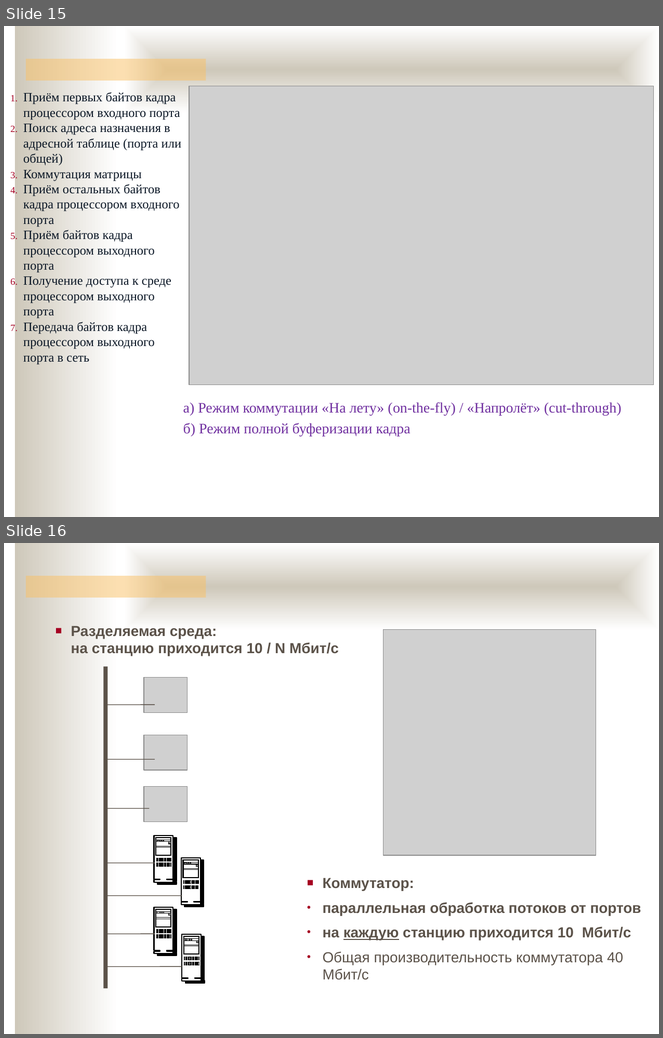
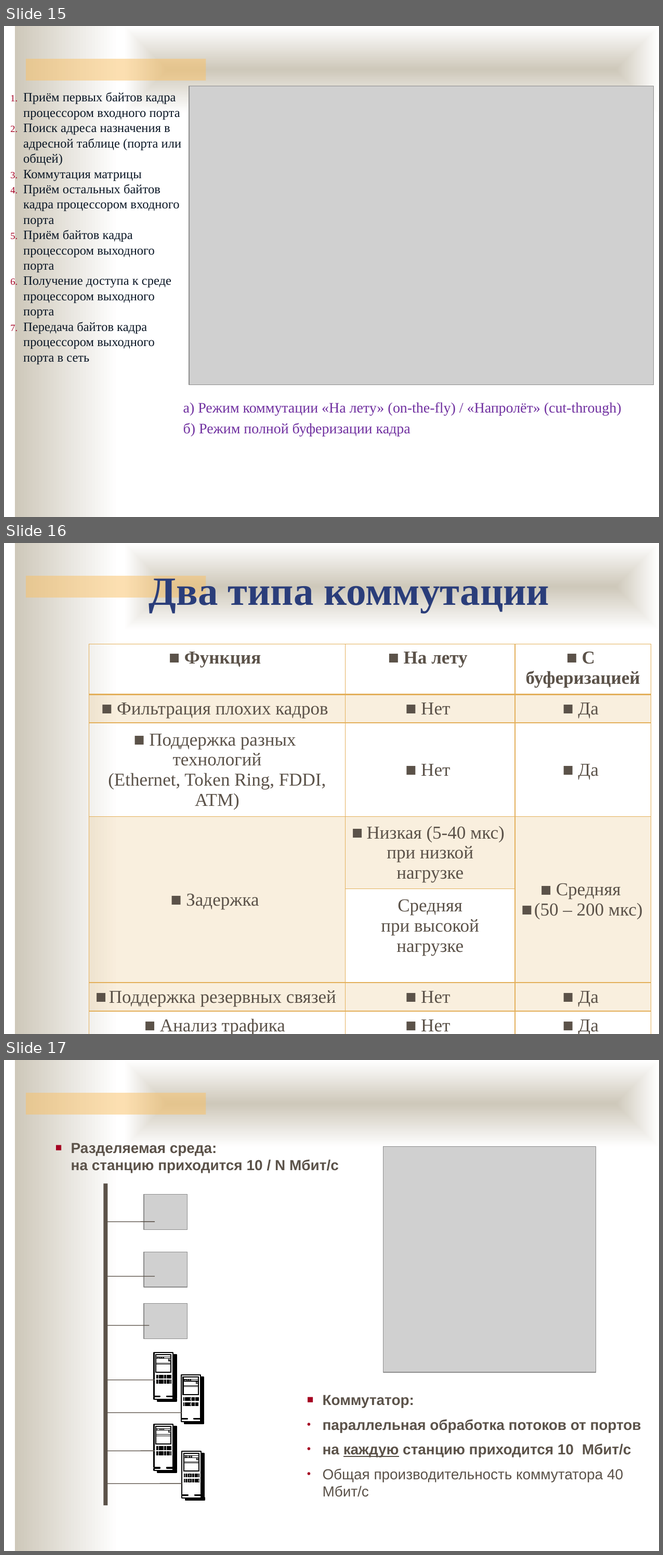
Before and after one commit to ukoloff/nets, a slide deck: 07.pptx. Shown one above the other, each under a label of ours: slides 15 and 16 before the commit, slides 15, 16 and 17 after it. The pictures are 663x1038 and 663x1555 pixels, drawn with LibreOffice and Linux fonts; fonts in the diff are those of the drawing; grey boxes stand for pictures; background and template pictures are left out. Boxes give left, top, right and bottom in pixels: in the first picture for what was removed or moved away, otherwise in the second. Text is boxed around its words. In the diff, an @@ line names an element or a change of style, - is before the commit and + after.

```diff
--- a/07.pptx
+++ b/07.pptx
@@ slide 16 added at [4,543,659,1034], background #FFFFFF; not listed: 3 template elements that a slide beside it also shows @@
@@ text added at [149,573,549,612], 44 pt, text #2A3D7A, bold @@
+Два типа коммутации
@@ table added at [89,644,651,1034], 7 rows, 3 columns @@
+Функция | На лету | С буферизацией
+Фильтрация плохих кадров | Нет | Да
+Поддержка разных технологий (Ethernet, Token Ring, FDDI, ATM) | Нет | Да
+Задержка | Низкая (5-40 мкс) при низкой нагрузке | Средняя / (50 – 200 мкс)
+ | Средняя / при высокой нагрузке | 
+Поддержка резервных связей | Нет | Да
+Анализ трафика | Нет | Да
@@ what was slide 16 is now slide 17 @@
```
Also in this commit, not shown: 1 slide changed, 11 other slides added.
